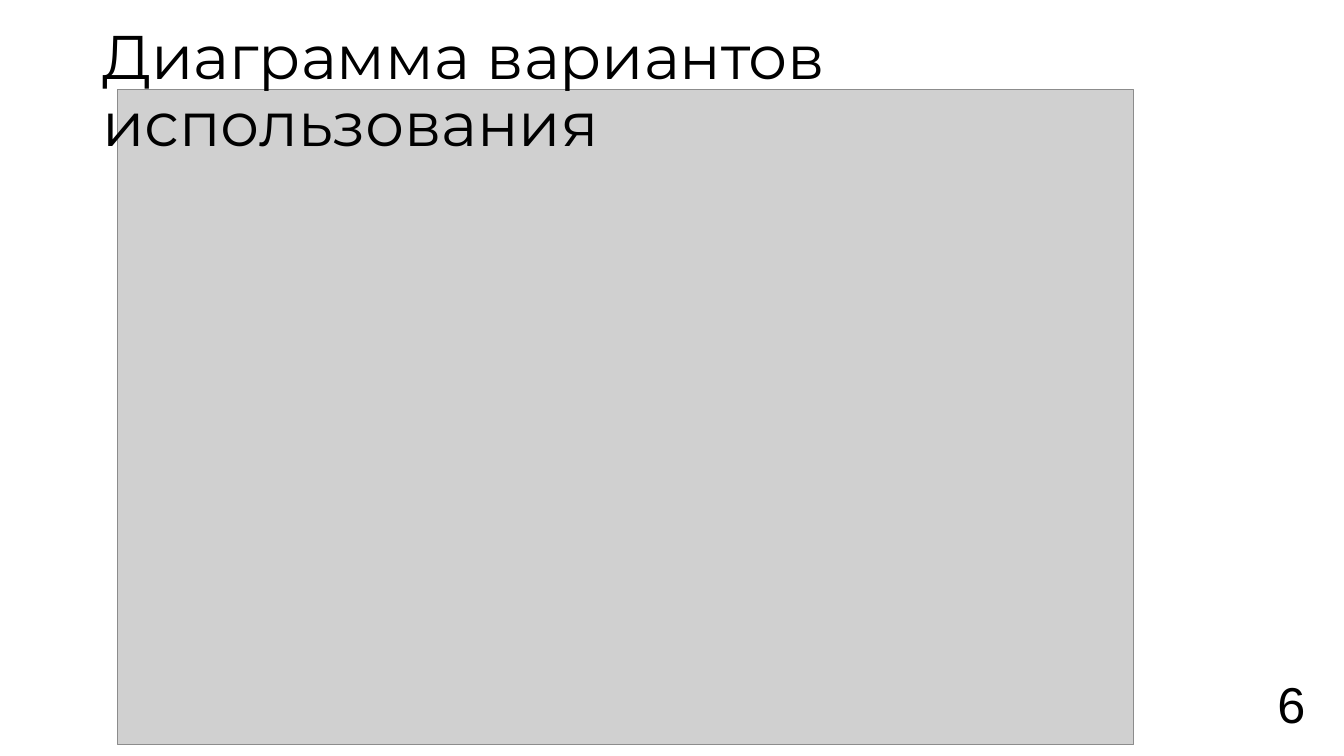
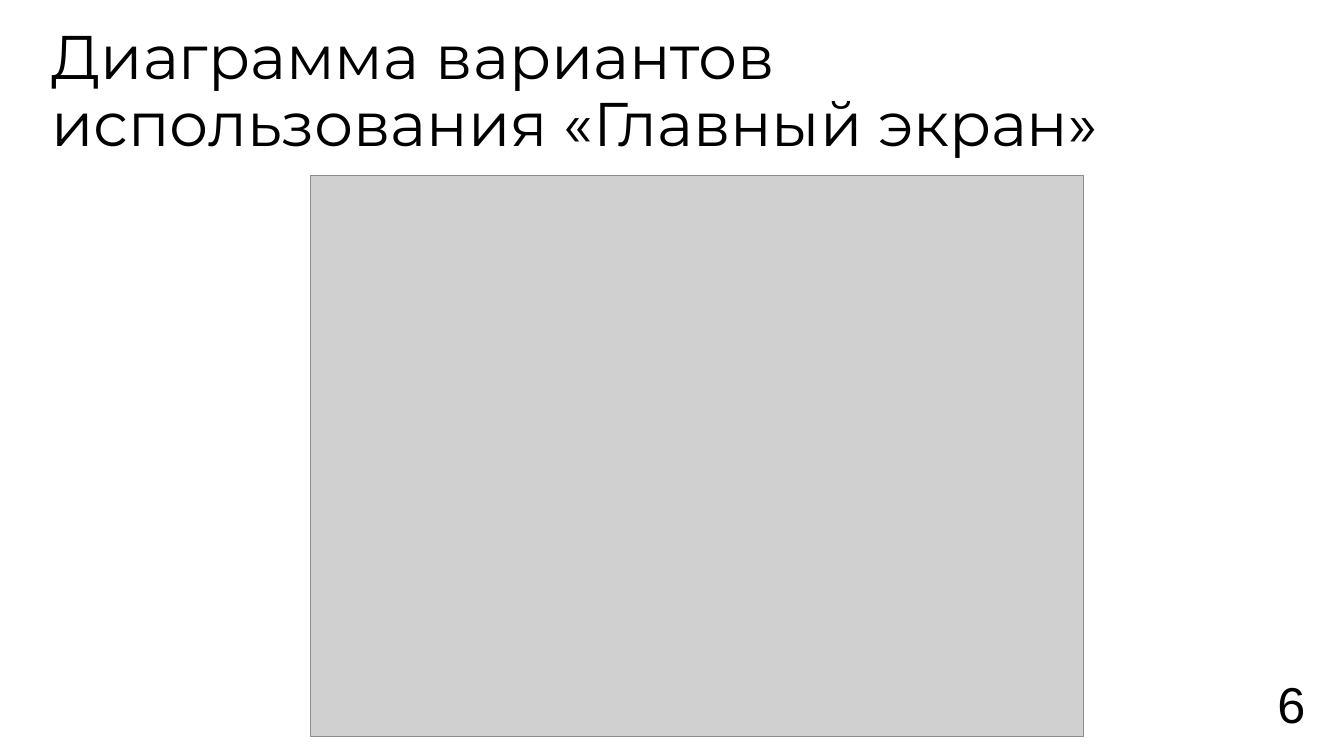
Before and after one commit to vafeenLabs/coursework-report_6-semester, a slide deck: slide 6 of Vafeen_3_61_presentation.pptx. Drawn at 1344x756 pixels with LibreOffice and Linux fonts; fonts in the diff are those of the drawing; grey boxes stand for pictures. Boxes give left, top, right and bottom in pixels: in the first picture for what was removed or moved away, otherwise in the second. Text is boxed around its words. In the diff, an @@ line names an element or a change of style, - is before the commit and + after.

```diff
--- a/Vafeen_3_61_presentation.pptx
+++ b/Vafeen_3_61_presentation.pptx
@@ title at box(52, 36, 1097, 158): text changed @@
-Диаграмма вариантов использования
+Диаграмма вариантов использования «Главный экран»
@@ picture: place and size @@
-picture at box(118, 90, 1134, 745)
+picture at box(311, 175, 1084, 736)
```
Also in this commit, not shown: 5 other slides changed, 1 slide added, 1 other file.
